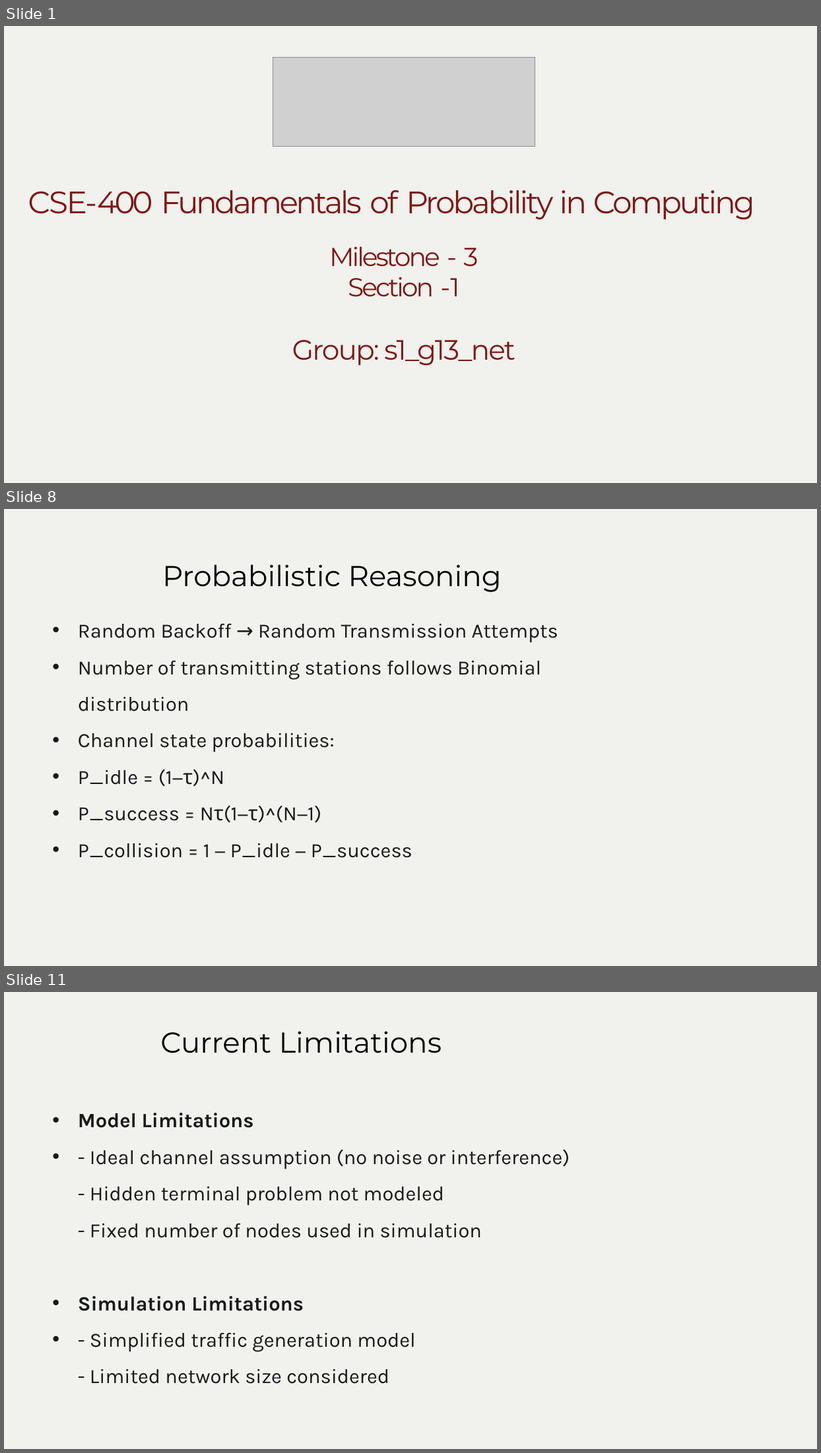
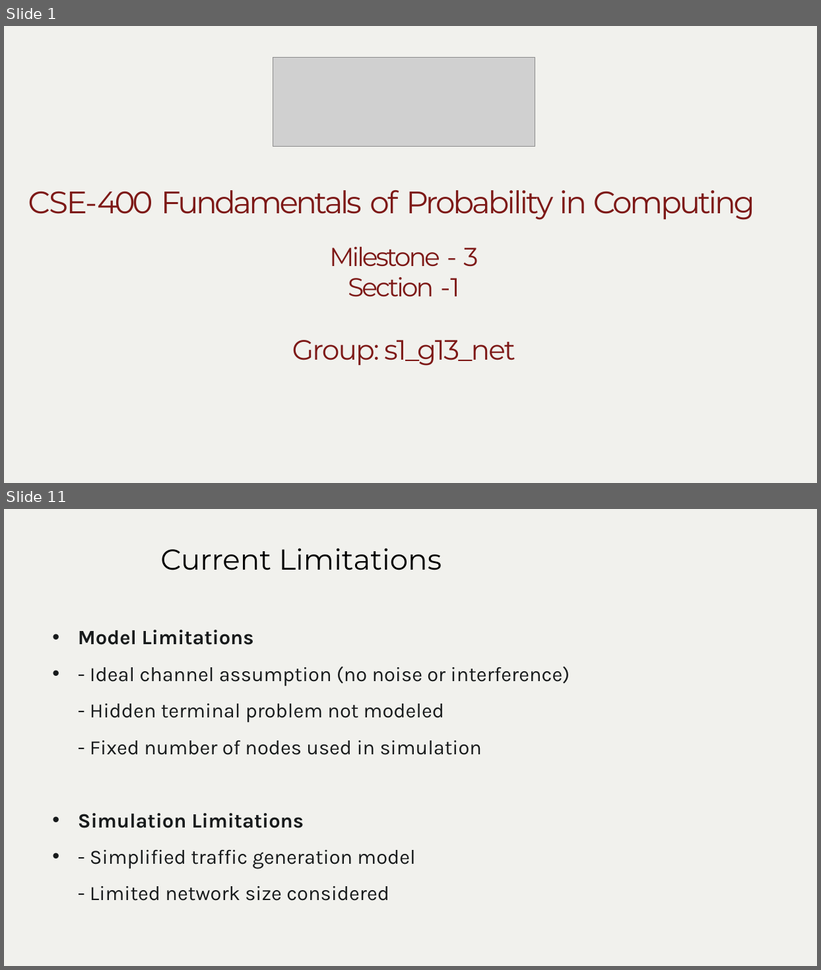
Before and after one commit to pratika719/beb-probabilistic-network-simulator, a slide deck: g13_s1_net/Milestone-3_s1_g13_net/PPT for video/Milestone 3_ppt.pptx. Shown one above the other, each under a label of ours: slides 1, 8 and 11 before the commit, slides 1 and 11 after it; the slides between them are not shown. The pictures are 821x1453 and 821x970 pixels, drawn with LibreOffice and Linux fonts; fonts in the diff are those of the drawing; grey boxes stand for pictures; background and template pictures are left out. Boxes give left, top, right and bottom in pixels: in the first picture for what was removed or moved away, otherwise in the second. Text is boxed around its words. In the diff, an @@ line names an element or a change of style, - is before the commit and + after.

```diff
--- a/g13_s1_net/Milestone-3_s1_g13_net/PPT for video/Milestone 3_ppt.pptx
+++ b/g13_s1_net/Milestone-3_s1_g13_net/PPT for video/Milestone 3_ppt.pptx
@@ slide 8 removed at bbox=[4, 509, 817, 966], background #FFFFFF; not listed: 1 template element that a slide beside it also shows @@
@@ title removed at bbox=[162, 564, 502, 592] @@
-Probabilistic Reasoning
@@ text removed at bbox=[78, 624, 558, 858] @@
-• Random Backoff → Random Transmission Attempts
-• Number of transmitting stations follows Binomial distribution
-• Channel state probabilities:
-• P_idle = (1−τ)^N
-• P_success = Nτ(1−τ)^(N−1)
-• P_collision = 1 − P_idle − P_success
```
Also in this commit, not shown: 6 slides changed, 5 slides added, 4 other slides removed, 3 other files.
